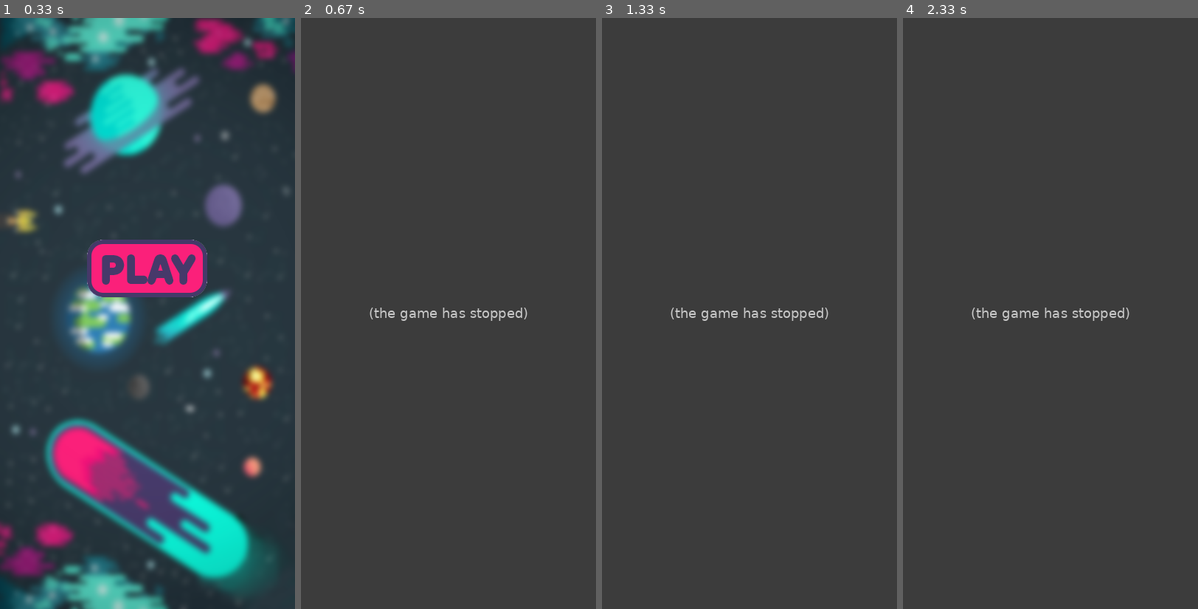
Above: before the commit, frames 1-4 (left to right).
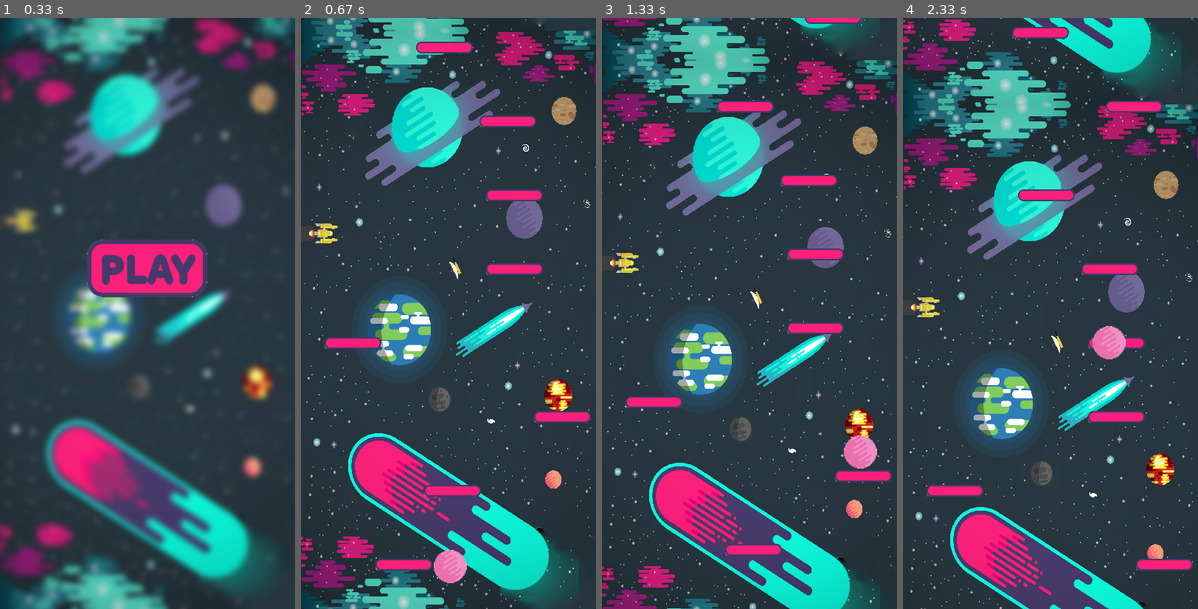
Above: after the commit, the same moments.

Repository: Protocs/pygame-for-kids
Game: pygame game, started from main.py
The game is run twice, just before and just after one commit, with the same random seed, the same clock (stepped at 60 frames per second) and the same inputs.
Inputs (mouse positions are in pixels of both pictures, inside the frame that each line leads up to):
- Up to frame 1 (0.33 s): no input
- Up to frame 2 (0.67 s): press the mouse at (448, 266) at 0.37 s; move the mouse to (413, 295) at 0.47 s; release the mouse at (377, 319) at 0.6 s
- Up to frame 3 (1.33 s): hold Right 0.67-1.13 s; move the mouse to (779, 443) at 0.7 s; hold Right from 1.17 s (still down)
- Up to frame 4 (2.33 s): release Right at 1.63 s; hold Left 1.67-2.2 s; hold Left from 2.23 s (still down)

Frame 1 is identical in both runs. In frame 2, 48% of the frame differs, in the area x 0-100%, y 0-100%; in frame 3, 48%; in frame 4, 49%.
Error before the commit: AttributeError: 'Player' object has no attribute 'find_collide' (player.py line 19); the game stopped at 0.38 s (later frames are placeholders)

Commit message:
Экран смерти

Diff:
--- /dev/null
+++ b/planetjump/death_screen.py
@@ -0,0 +1,42 @@
+import pygame
+
+from .other import load_image, terminate
+
+class DeathScreen:
+    def __init__(self, surface):
+        self.surface = surface
+        self.background = load_image("start_background.png")
+        self.death = True
+
+        restart = load_image("restart.png")
+        self.restart_images = [(restart, (118, 300)),
+                            (pygame.transform.scale(restart, (170, 80)), (115, 298))]
+        self.restart = self.restart_images[0]
+
+        self.run()
+
+    def run(self):
+        while self.death:
+            self.events()
+            self.update()
+
+    def events(self):
+        for event in pygame.event.get():
+            if event.type == pygame.QUIT:
+                terminate()
+
+    def update(self):
+        self.mouse_handler()
+        self.surface.blit(self.background, (0, 0))
+        self.surface.blit(self.restart[0], self.restart[1])
+        pygame.display.flip()
+
+    def mouse_handler(self):
+        pos = pygame.mouse.get_pos()
+        mouse_pressed = pygame.mouse.get_pressed()[0]
+        if pygame.Rect(*self.restart[1], *self.restart[0].get_rect().size).collidepoint(*pos):
+            self.restart = self.restart_images[1]
+            if mouse_pressed:
+                self.death = False
+        else:
+            self.restart = self.restart_images[0]
--- a/planetjump/player.py
+++ b/planetjump/player.py
@@ -1,6 +1,7 @@
 import pygame
 
 from .other import load_image
+from .death_screen import DeathScreen
 
 class Player(pygame.sprite.Sprite):
     def __init__(self, game, surface):
@@ -17,6 +18,10 @@
     def update(self):
         self.key_handle()
         self.find_collide()
+
+        if self.rect.y >= 800 and not self.moving:
+            self.death()
+            self.game.__init__(self.surface)
 
         if self.rect.x <= -23:
             self.rect.x = 377
@@ -39,3 +44,9 @@
             self.rect.x -= 4
         if pygame.key.get_pressed()[pygame.K_RIGHT]:
             self.rect.x += 4
+
+    def find_collide(self):
+        pass
+
+    def death(self):
+        DeathScreen(self.surface)
Binary file added: data/images/restart.png
